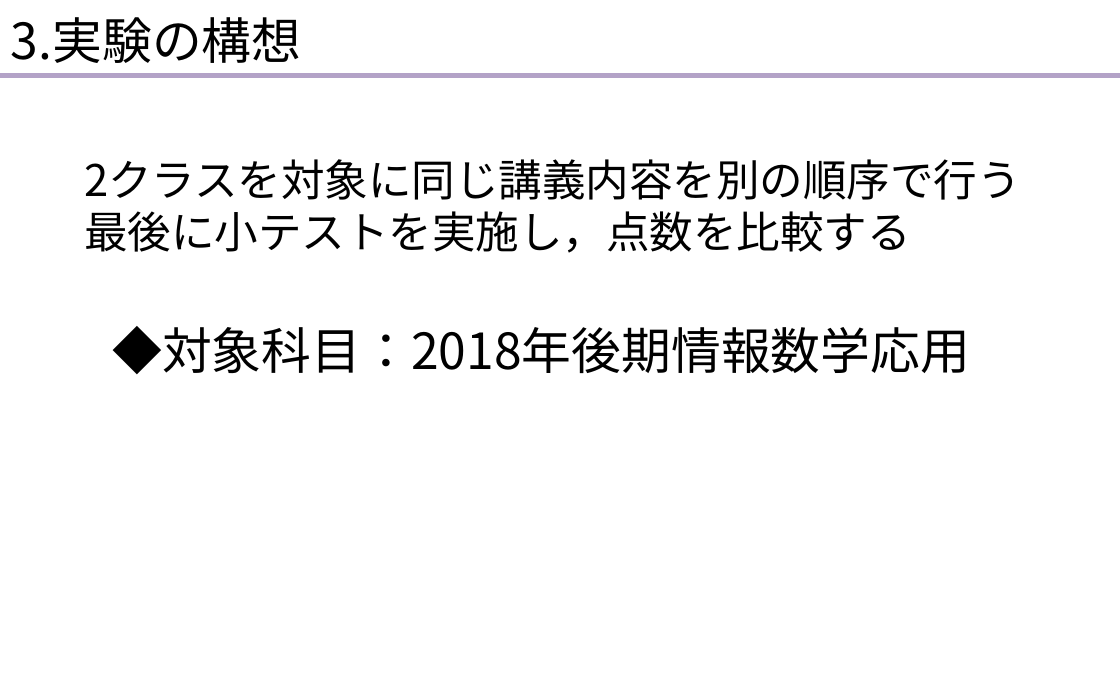
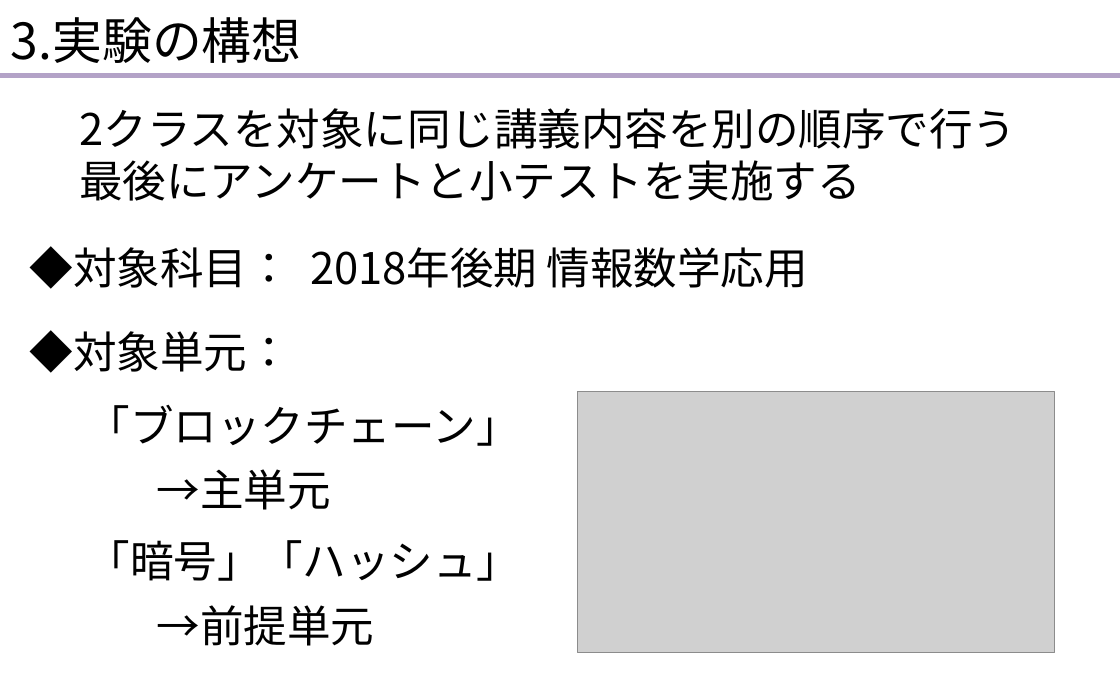
Before and after one commit to AbeKishun/soturon_abe, a slide deck: slide 3 of 本番.pptx. Drawn at 1120x700 pixels with LibreOffice and Linux fonts; fonts in the diff are those of the drawing; grey boxes stand for pictures. Boxes give left, top, right and bottom in pixels: in the first picture for what was removed or moved away, otherwise in the second. Text is boxed around its words. In the diff, an @@ line names an element or a change of style, - is before the commit and + after.

```diff
--- a/本番.pptx
+++ b/本番.pptx
@@ text "2クラスを対象に同じ講義内容を別の順序で行う": place and size @@
-text "2クラスを対象に同じ講義内容を別の順序で行う" at box(84, 159, 1021, 253)
+text "2クラスを対象に同じ講義内容を別の順序で行う" at box(80, 108, 1017, 201)
@@ text at box(80, 160, 861, 201): text changed @@
-最後に小テストを実施し，点数を比較する
+最後にアンケートと小テストを実施する
@@ text added at box(30, 246, 808, 289), 28 pt, text #000000 @@
+◆対象科目： 2018年後期 情報数学応用
@@ text at box(30, 330, 291, 373): text changed; size 32 to 28 pt @@
-◆対象科目：2018年後期情報数学応用
+◆対象単元：
@@ text added at box(87, 405, 520, 446), 28 pt, text #000000 @@
+「ブロックチェーン」
@@ picture added at box(578, 391, 1055, 652) @@
@@ text added at box(157, 469, 331, 510), 28 pt, text #000000 @@
+→主単元
@@ text added at box(87, 540, 261, 581), 28 pt, text #000000 @@
+「暗号」
@@ text added at box(259, 540, 520, 581), 28 pt, text #000000 @@
+「ハッシュ」
@@ text added at box(157, 605, 375, 646), 28 pt, text #000000 @@
+→前提単元
```
Also in this commit, not shown: 2 other slides changed, 5 slides added, 2 slides removed, 12 other files.
